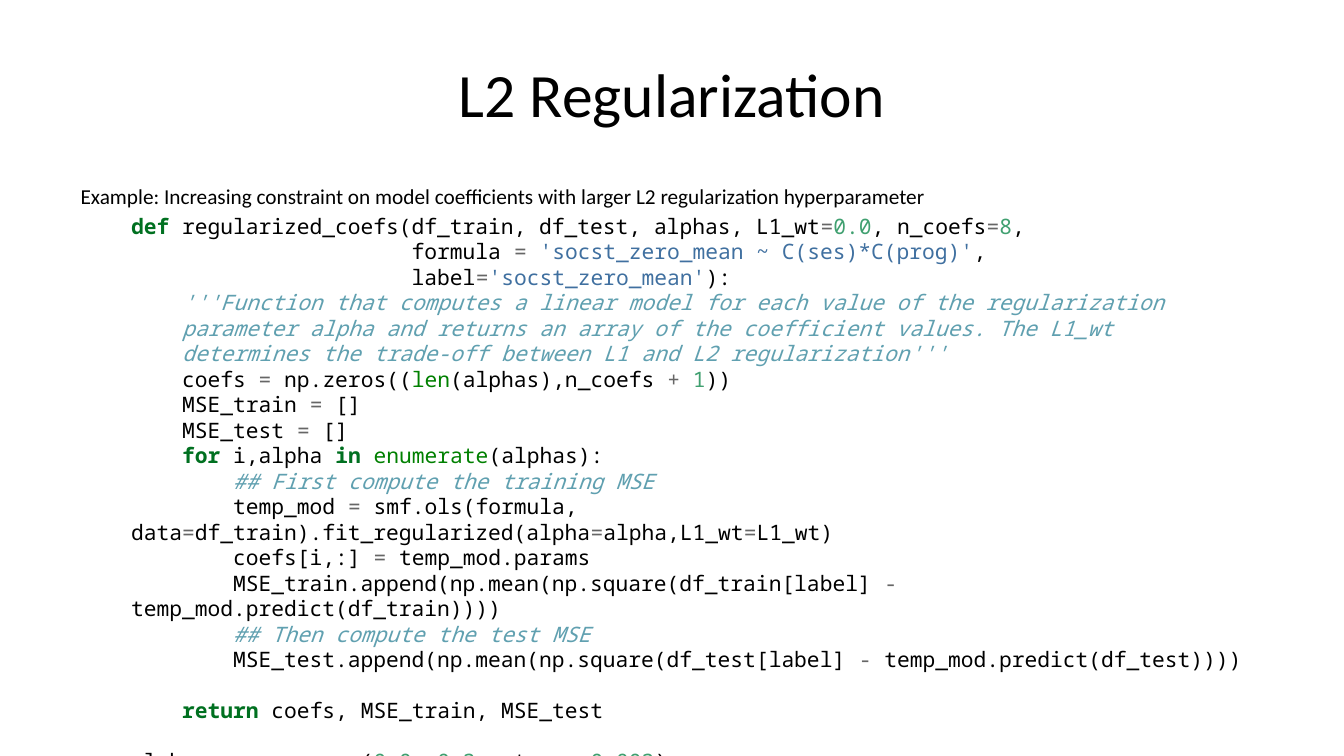
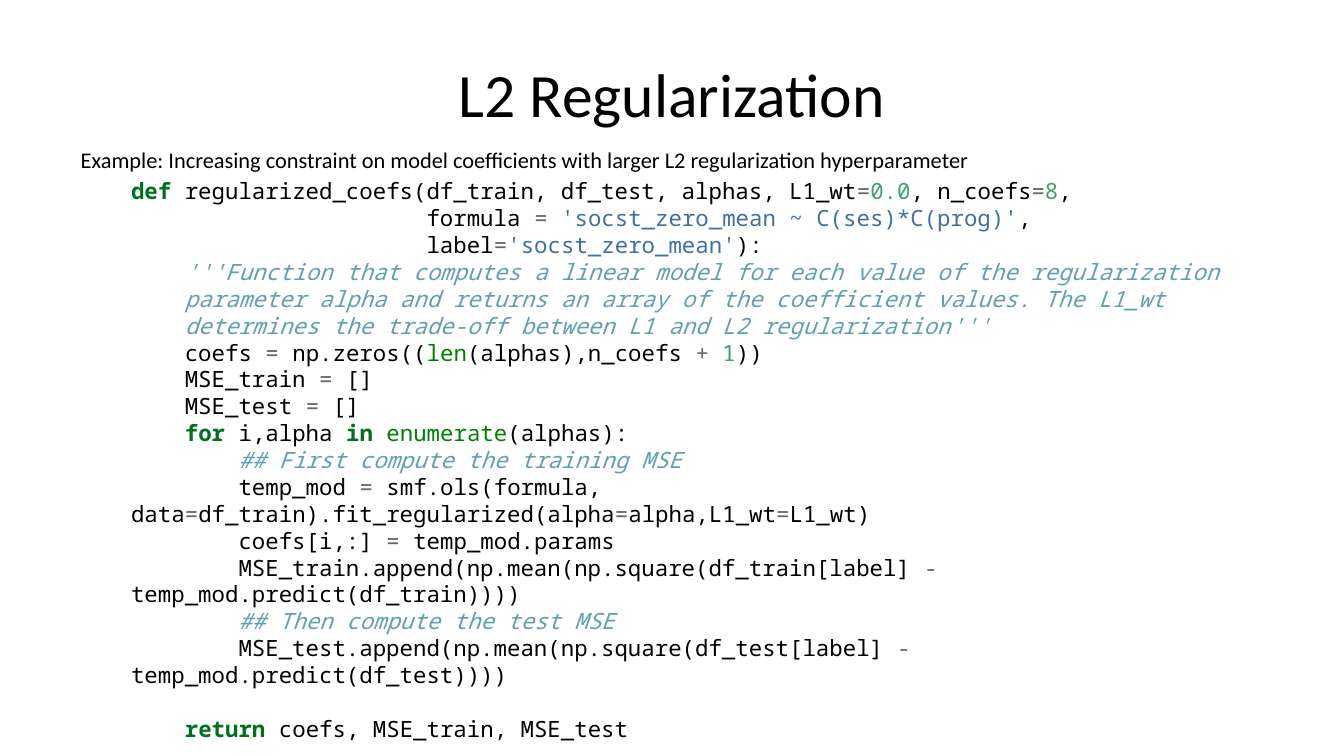
Before and after one commit to StephenElston/CSCI-E-83, a slide deck: slide 38 of LectureSlides/10a_ModelsInHighDimensions.pptx (slide 31 before the commit). Drawn at 1344x756 pixels with LibreOffice and Linux fonts; fonts in the diff are those of the drawing. Boxes give left, top, right and bottom in pixels: in the first picture for what was removed or moved away, otherwise in the second. Text is boxed around its words. In the diff, an @@ line names an element or a change of style, - is before the commit and + after.

```diff
--- a/LectureSlides/10a_ModelsInHighDimensions.pptx
+++ b/LectureSlides/10a_ModelsInHighDimensions.pptx
@@ text "Example: Increasing constraint on model ...": place and size @@
-text "Example: Increasing constraint on model ..." at (81,189,1241,672)
+text "Example: Increasing constraint on model ..." at (81,152,1219,741)
@@ text "Example: Increasing constraint on model ..." at (81,152,1219,741): size 11.4 to 12 pt @@
```
Also in this commit, not shown: 4 other slides changed, 10 slides added, 1 slide removed.
